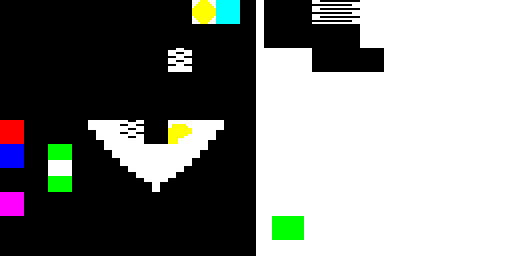
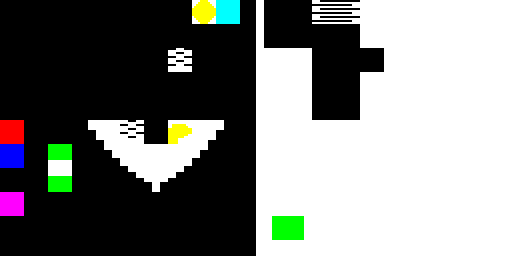
Two versions of the same layered image (512×256). Layer-by-layer changes:
painted on "Background" over [312, 72, 360, 120]
